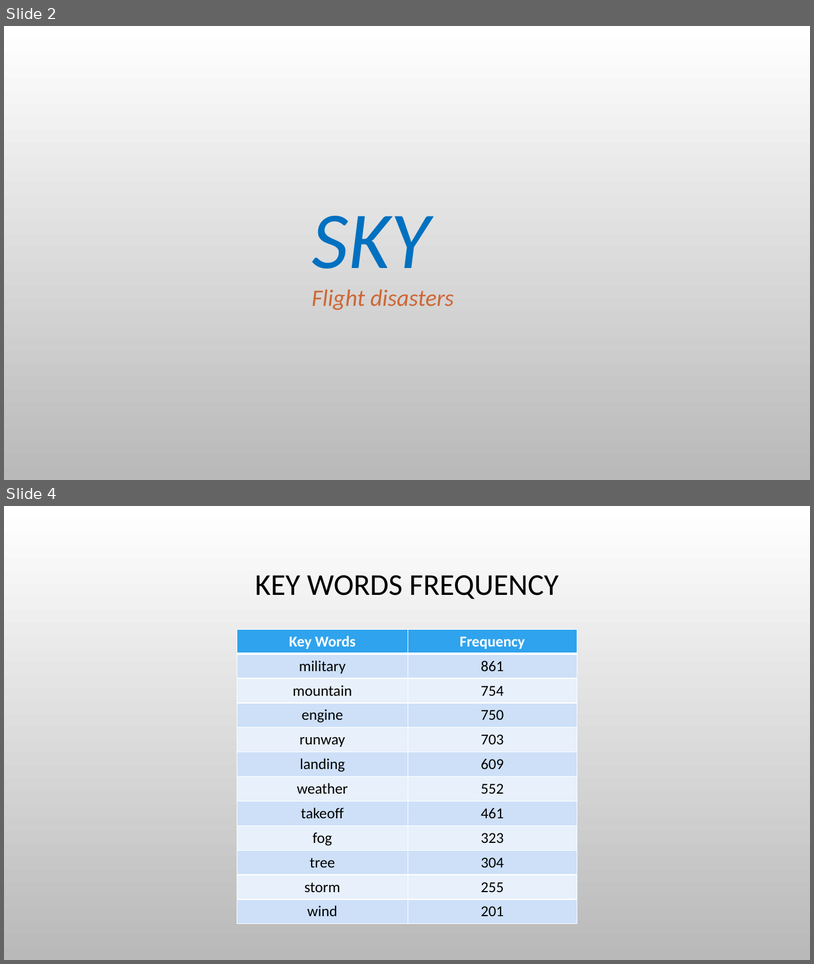
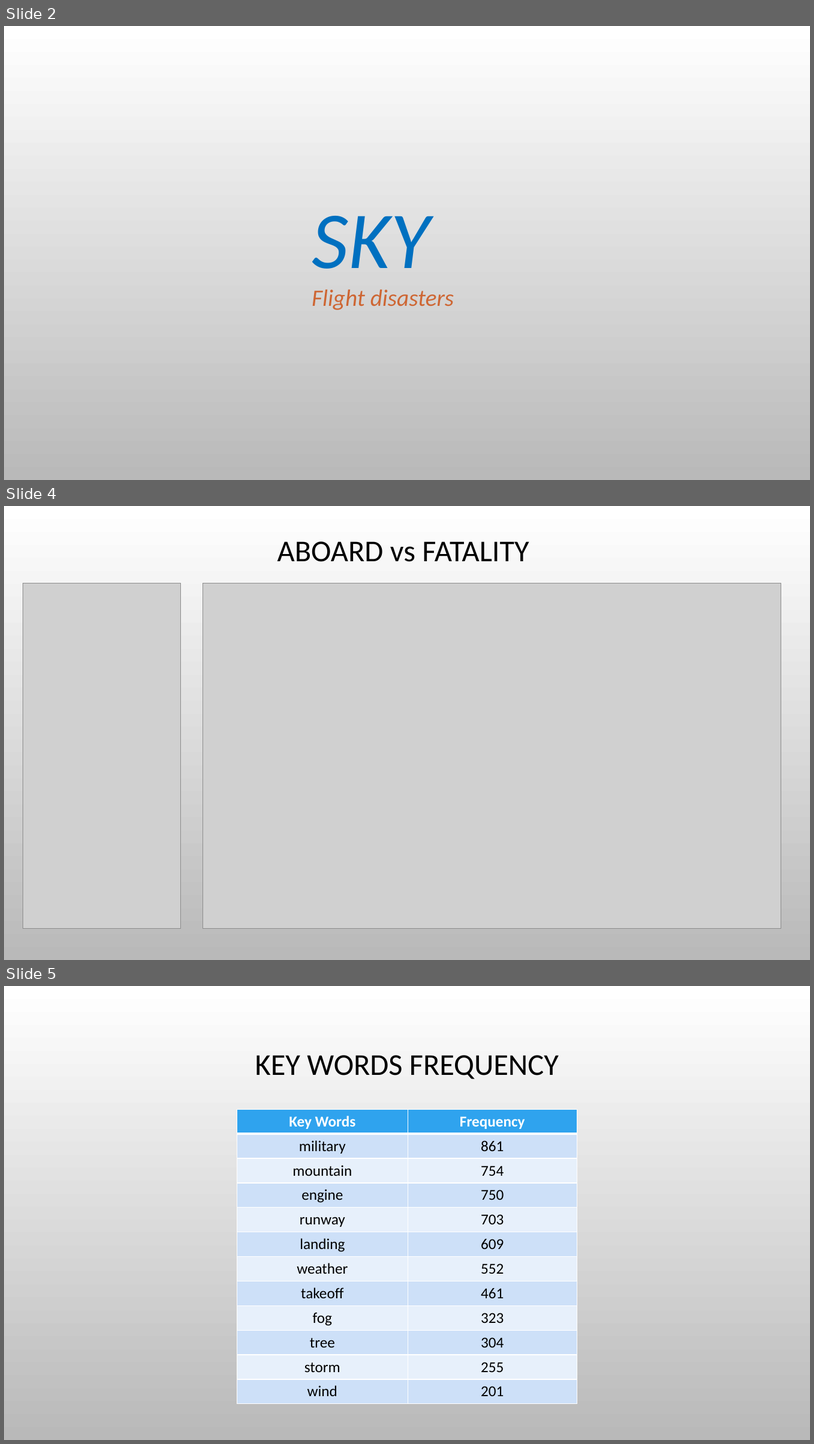
Before and after one commit to nycdatasci/bootcamp006_project, a slide deck: Project5-Capstone/AnneSong/SkyandSea.pptx. Shown one above the other, each under a label of ours: slides 2 and 4 before the commit, slides 2, 4 and 5 after it; the slides between them are not shown. The pictures are 814x964 and 814x1444 pixels, drawn with LibreOffice and Linux fonts; fonts in the diff are those of the drawing; grey boxes stand for pictures; background and template pictures are left out. Boxes give left, top, right and bottom in pixels: in the first picture for what was removed or moved away, otherwise in the second. Text is boxed around its words. In the diff, an @@ line names an element or a change of style, - is before the commit and + after.

```diff
--- a/Project5-Capstone/AnneSong/SkyandSea.pptx
+++ b/Project5-Capstone/AnneSong/SkyandSea.pptx
@@ slide 4 added at box(4, 506, 810, 960), background picture (left out) @@
@@ text added at box(278, 541, 529, 562), 36 pt, text #000000 @@
+ABOARD vs FATALITY
@@ picture added at box(23, 583, 181, 928) @@
@@ picture added at box(203, 583, 782, 928) @@
@@ what was slide 4 is now slide 5 @@
```
Also in this commit, not shown: 7 slides changed, 2 other slides added.
